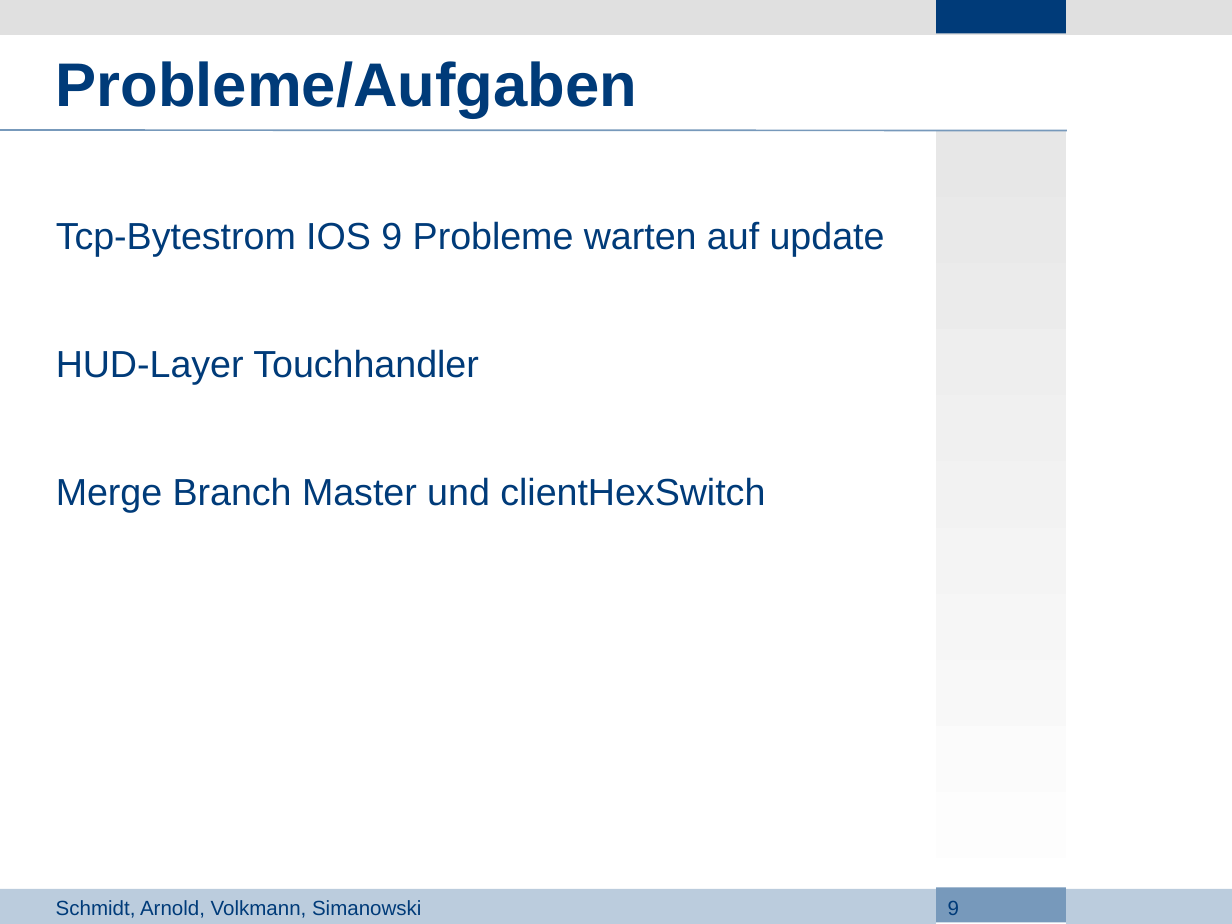
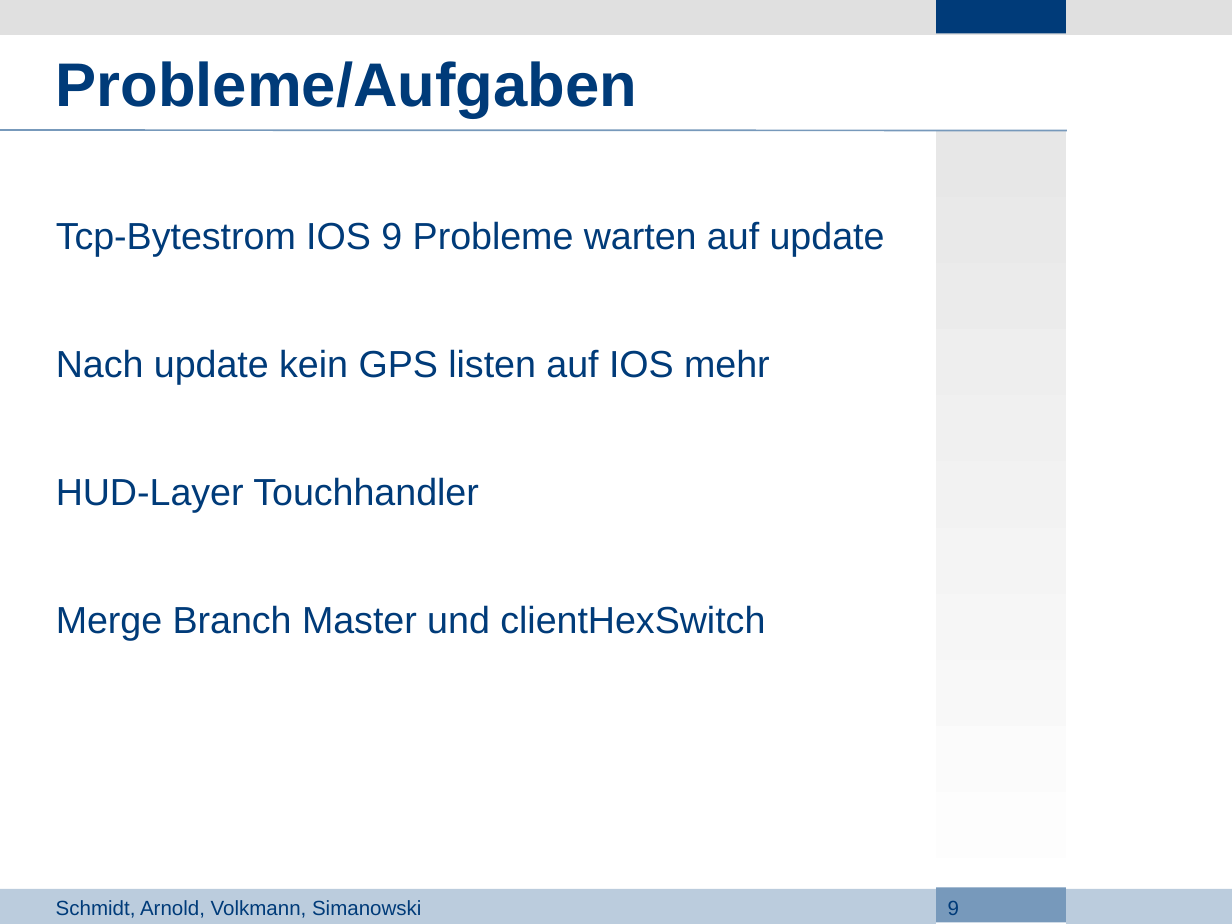
Before and after one commit to Lopt/ascendancy, a slide deck: slide 9 of docs/Projektdefinition/5_Presentation.odp. Drawn at 1232x924 pixels with LibreOffice and Linux fonts; fonts in the diff are those of the drawing; background and template pictures are left out. Boxes give left, top, right and bottom in pixels: in the first picture for what was removed or moved away, otherwise in the second. Text is boxed around its words. In the diff, an @@ line names an element or a change of style, - is before the commit and + after.

Commit message:
update Präsentation 5

```diff
--- a/docs/Projektdefinition/5_Presentation.odp
+++ b/docs/Projektdefinition/5_Presentation.odp
@@ text at [56, 349, 770, 385]: paragraph added @@
+Nach update kein GPS listen auf IOS mehr
```
Also in this commit, not shown: 1 other file.
